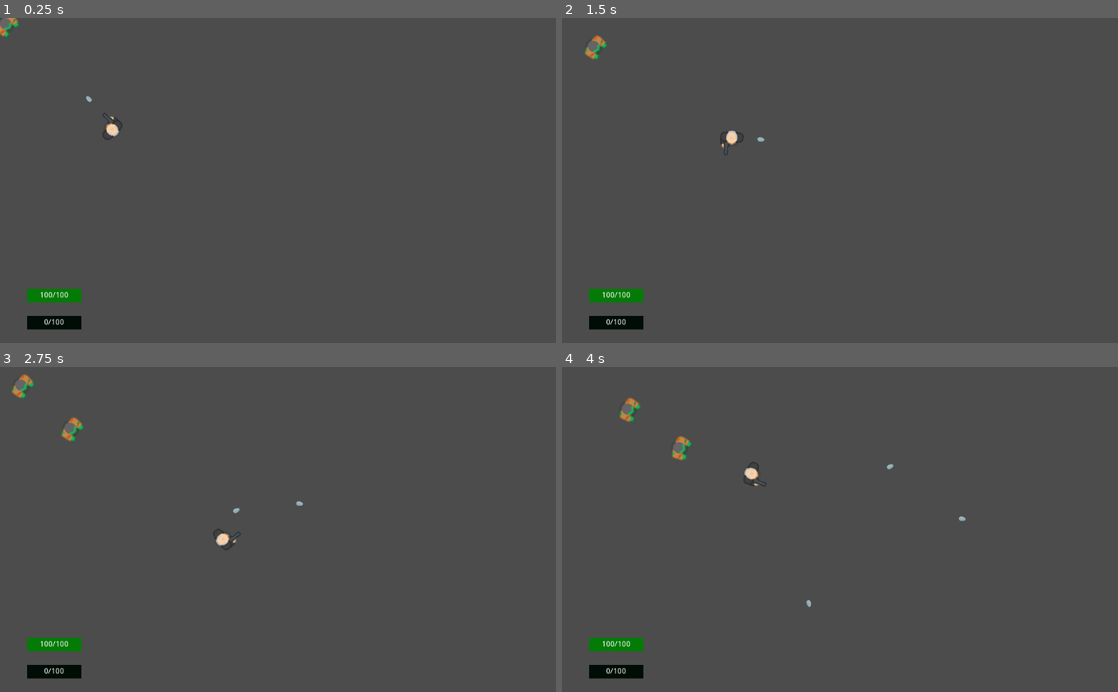
Above: before the commit, frames 1-4 (two rows, left to right).
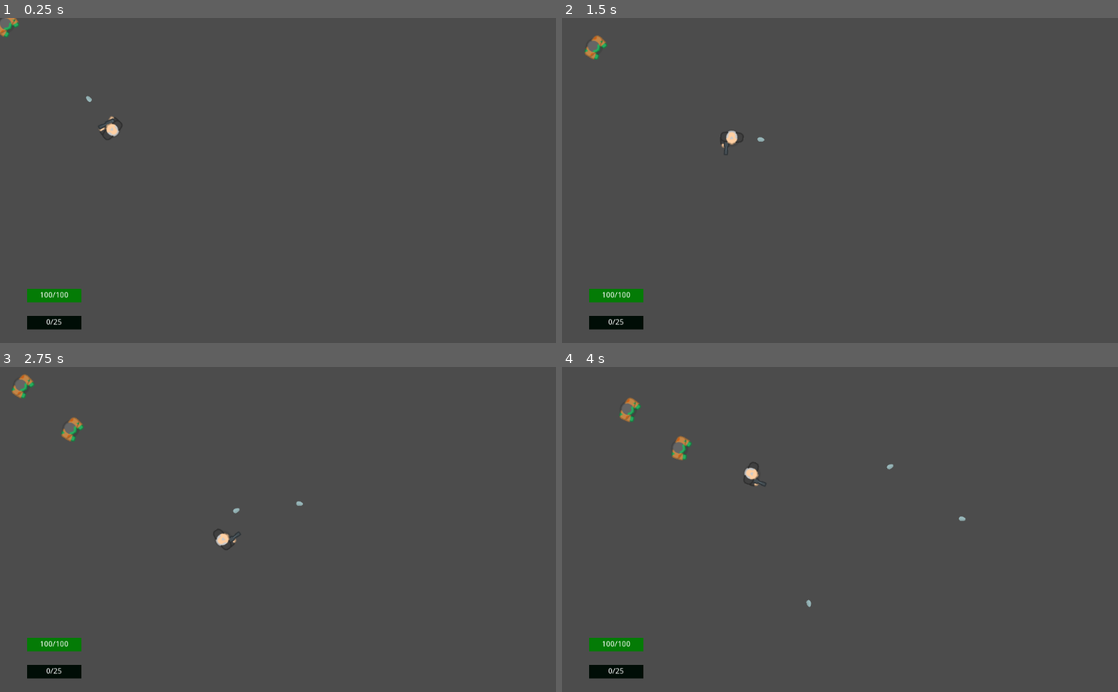
Above: after the commit, the same moments.

Repository: oscaralonsob/gdZombieSurvivors
Game: Godot game, scene res://game.tscn
Same seed, same stepped clock (60 frames per second), same inputs: the game is played once before the commit and once after it.
Inputs (mouse positions are in pixels of both pictures, inside the frame that each line leads up to):
- Up to frame 1 (0.25 s): no input
- Up to frame 2 (1.5 s): move the mouse to (962, 164) at 0.52 s; hold Right (ui_right) 0.53-1.28 s; move the mouse to (728, 196) at 1.27 s; hold Down (ui_down) from 1.28 s (still down)
- Up to frame 3 (2.75 s): move the mouse to (333, 458) at 2.02 s; release Down (ui_down) at 2.03 s; hold Right (ui_right) from 2.03 s (still down)
- Up to frame 4 (4 s): move the mouse to (812, 594) at 2.77 s; release Right (ui_right) at 2.78 s; hold Up (ui_up) 2.78-3.53 s; move the mouse to (1006, 578) at 3.52 s; hold Left (ui_left) from 3.53 s (still down)

The runs differ from the first frame. In frame 1, less than 0.1% of the frame differs, in the area x 8-21%, y 29-95%; in frame 2, less than 0.1%; in frame 3, less than 0.1%; in frame 4, less than 0.1%.

Commit message:
feat: levels in level manager

Diff:
--- a/godot/UI/script/ExpBar.gd
+++ b/godot/UI/script/ExpBar.gd
@@ -11,4 +11,5 @@
 
 func _update_bar(v: float, max_v: float) -> void:
 	value = v
+	max_value = max_v
 	_label.text = str(v) + "/" + str(max_v)
--- a/godot/UI/script/HealthBar.gd
+++ b/godot/UI/script/HealthBar.gd
@@ -11,4 +11,5 @@
 
 func _update_bar(v: float, max_v: float) -> void:
 	value = v
+	max_value = max_v
 	_label.text = str(v) + "/" + str(max_v)
--- a/godot/player/scene/Player.tscn
+++ b/godot/player/scene/Player.tscn
@@ -8,15 +8,15 @@
 
 [sub_resource type="SpriteFrames" id=1]
 animations = [ {
+"frames": [ ExtResource( 1 ) ],
+"loop": true,
+"name": "Walk",
+"speed": 5.0
+}, {
 "frames": [ ExtResource( 2 ), ExtResource( 1 ) ],
 "loop": true,
 "name": "Idle",
 "speed": 2.0
-}, {
-"frames": [ ExtResource( 1 ) ],
-"loop": true,
-"name": "Walk",
-"speed": 5.0
 } ]
 
 [sub_resource type="CapsuleShape2D" id=2]
@@ -29,7 +29,6 @@
 [node name="AnimatedSprite" type="AnimatedSprite" parent="."]
 frames = SubResource( 1 )
 animation = "Idle"
-frame = 1
 playing = true
 
 [node name="CollisionShape2D" type="CollisionShape2D" parent="."]
@@ -40,4 +39,4 @@
 
 [node name="LevelManager" type="Node2D" parent="."]
 script = ExtResource( 4 )
-experience_needed = 100.0
+experience_needed = 25.0
--- a/godot/player/script/LevelManager.gd
+++ b/godot/player/script/LevelManager.gd
@@ -1,4 +1,7 @@
 extends Node2D
+
+
+const LVL_INCREMENT: int = 2
 
 
 export (int) var starting_level: int = 0
@@ -17,4 +20,10 @@
 
 func _add_experience(amount: float) -> void:
 	_current_experience += amount
+
+	if _current_experience >= experience_needed:
+		_current_level += 1
+		_current_experience -= experience_needed
+		experience_needed *=  LVL_INCREMENT
+
 	EventBus.emit_signal("exp_updated_signal", _current_experience, experience_needed)
